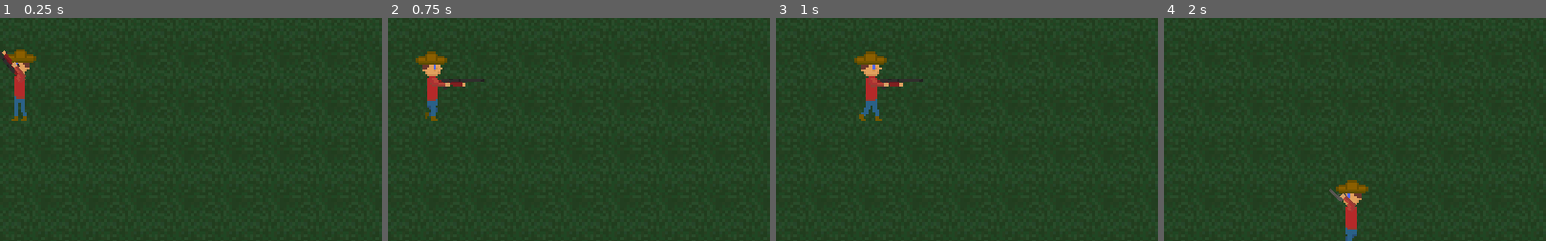
Above: before the commit, frames 1-4 (left to right).
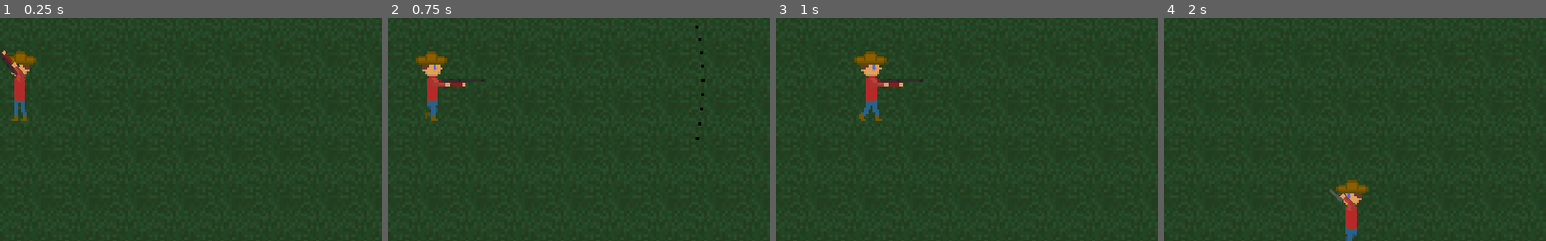
Above: after the commit, the same moments.

Repository: mchonan1996/ldjam-46-ZombieDefender
Game: Godot game, scene res://levels/TemplateLevel.tscn
Same seed, same stepped clock (60 frames per second), same inputs: the game is played once before the commit and once after it.
Inputs (mouse positions are % of the whole screen's width and height, from its top left):
- Up to frame 1 (0.25 s): no input
- Up to frame 2 (0.75 s): move the mouse to (72, 45) at 0.52 s; press the mouse at (72, 45) at 0.53 s; hold D (move_right) from 0.53 s (still down)
- Up to frame 3 (1 s): keep holding D (move_right)
- Up to frame 4 (2 s): move the mouse to (30, 55) at 1.27 s; release D (move_right) at 1.28 s; release the mouse at (30, 55) at 1.28 s; hold S (move_down) from 1.28 s (still down); tap 1 (switch_weap1) at 1.35 s
The pictures show only the part of the screen within x 18-68%, y 31-81%; the shares and areas given below are measured in that part.

The runs differ from the first frame. In frame 1, 0.3% of the frame differs, in the area x 2-10%, y 14-38%; in frame 2, 0.1%; in frame 3, nothing differs; in frame 4, nothing differs.

Commit message:
pellets work

Diff:
--- /dev/null
+++ b/levels/MainMenu.tscn
@@ -0,0 +1,37 @@
+[gd_scene load_steps=3 format=2]
+
+[ext_resource path="res://fonts/Blood Thirst.ttf" type="DynamicFontData" id=1]
+
+[sub_resource type="DynamicFont" id=1]
+size = 64
+use_filter = true
+font_data = ExtResource( 1 )
+
+[node name="MainMenu" type="Control"]
+anchor_right = 1.0
+anchor_bottom = 1.0
+__meta__ = {
+"_edit_use_anchors_": false
+}
+
+[node name="ColorRect" type="ColorRect" parent="."]
+anchor_right = 1.0
+anchor_bottom = 1.0
+color = Color( 0, 0, 0, 1 )
+__meta__ = {
+"_edit_use_anchors_": false
+}
+
+[node name="VBoxContainer" type="VBoxContainer" parent="."]
+anchor_right = 1.0
+anchor_bottom = 1.0
+__meta__ = {
+"_edit_use_anchors_": false
+}
+
+[node name="Header" type="Label" parent="VBoxContainer"]
+margin_right = 1024.0
+margin_bottom = 78.0
+custom_fonts/font = SubResource( 1 )
+text = "Zombie Defender"
+align = 1
--- a/prefabs/Bullet.tscn
+++ b/prefabs/Bullet.tscn
@@ -12,6 +12,7 @@
 
 [node name="Bullet" type="Area2D"]
 script = ExtResource( 2 )
+damage_amount = 20
 
 [node name="Sprite" type="Sprite" parent="."]
 scale = Vector2( 2, 2 )
--- a/prefabs/Pellet.tscn
+++ b/prefabs/Pellet.tscn
@@ -4,20 +4,20 @@
 [ext_resource path="res://sprites/prot/shotgun_pellet.png" type="Texture" id=2]
 
 [sub_resource type="RectangleShape2D" id=1]
-extents = Vector2( 9.93464, 4.32576 )
+extents = Vector2( 2.19259, 2.18074 )
 
 [node name="Pellet" type="Area2D"]
 script = ExtResource( 1 )
+damage_amount = 5
+
+[node name="VisibilityNotifier2D" type="VisibilityNotifier2D" parent="."]
+position = Vector2( -2.00193, -1.98665 )
+scale = Vector2( 0.194644, 0.199228 )
+
+[node name="CollisionShape2D" type="CollisionShape2D" parent="."]
+shape = SubResource( 1 )
 
 [node name="Sprite" type="Sprite" parent="."]
-scale = Vector2( 4, 4 )
 texture = ExtResource( 2 )
-
-[node name="VisibilityNotifier2D" type="VisibilityNotifier2D" parent="."]
-visible = false
-
-[node name="CollisionShape2D" type="CollisionShape2D" parent="."]
-visible = false
-shape = SubResource( 1 )
 [connection signal="body_entered" from="." to="." method="_on_Bullet_body_entered"]
 [connection signal="screen_exited" from="VisibilityNotifier2D" to="." method="_on_VisibilityNotifier2D_screen_exited"]
--- a/prefabs/Player.tscn
+++ b/prefabs/Player.tscn
@@ -55,6 +55,7 @@
 scale = Vector2( 3, 3 )
 frames = SubResource( 7 )
 animation = "idle"
+frame = 1
 playing = true
 
 [node name="CollisionShape2D" type="CollisionShape2D" parent="."]
--- a/project.godot
+++ b/project.godot
@@ -156,5 +156,5 @@
 quality/2d/use_pixel_snap=true
 vram_compression/import_etc=true
 vram_compression/import_etc2=false
-environment/default_clear_color=Color( 0, 0, 0, 1 )
+environment/default_clear_color=Color( 0.317647, 0.615686, 0.964706, 1 )
 environment/default_environment="res://default_env.tres"
--- a/scripts/Bullet.gd
+++ b/scripts/Bullet.gd
@@ -2,9 +2,10 @@
 class_name Bullet
 
 const BULLET_SPEED = 2000
-const DAMAGE_AMOUNT = 20
 
 var velocity := Vector2.ZERO
+
+export var damage_amount = 0
 
 func _ready() -> void:
 	var target_pos := get_global_mouse_position()
@@ -24,5 +25,5 @@
 	if not zombie:
 		return
 
-	zombie.damage(DAMAGE_AMOUNT)
+	zombie.damage(damage_amount)
 	queue_free()
--- a/scripts/Pellet.gd
+++ b/scripts/Pellet.gd
@@ -1,5 +1,6 @@
 extends Bullet
 class_name Pellet
 
+
 func set_direction(new_direction: Vector2) -> void:
 	velocity = -(global_position - new_direction).normalized()
--- a/scripts/Player.gd
+++ b/scripts/Player.gd
@@ -45,7 +45,7 @@
 	move_and_slide(velocity, Vector2.UP)
 
 
-func _input(event) -> void:
+func _input(_event) -> void:
 	var weap1_pressed = Input.is_action_just_pressed("switch_weap1")
 	var weap2_pressed = Input.is_action_just_pressed("switch_weap2")
 	var weap3_pressed = Input.is_action_just_pressed("switch_weap3")
--- a/scripts/Shotgun.gd
+++ b/scripts/Shotgun.gd
@@ -35,15 +35,25 @@
 	can_shoot = true
 
 
-func _on_AnimationPlayer_animation_finished(anim_name):
+func _on_AnimationPlayer_animation_finished(_anim_name):
 	# shot anim is finished, play the reload anim
 	$ReloadSound.play()
 	gun_sprite.frame = 0
 	gun_sprite.play()
 
+
 func create_shell_shot():
-	pass
-	# instance bullet
+	# create 8 pellets
+	var target_pos := get_global_mouse_position()
+	create_pellet(target_pos)
+	create_pellet(target_pos.rotated(deg2rad(2)))
+	create_pellet(target_pos.rotated(deg2rad(4)))
+	create_pellet(target_pos.rotated(deg2rad(6)))
+	create_pellet(target_pos.rotated(deg2rad(8)))
+	create_pellet(target_pos.rotated(deg2rad(-2)))
+	create_pellet(target_pos.rotated(deg2rad(-4)))
+	create_pellet(target_pos.rotated(deg2rad(-6)))
+	create_pellet(target_pos.rotated(deg2rad(-8)))
 
 
 func create_pellet(direction: Vector2):
@@ -52,3 +62,4 @@
 	pellet.z_index = 0
 	pellet.position = gun_sprite.global_position
 	pellet.set_as_toplevel(true)
+	pellet.set_direction(direction)
Binary file added: fonts/Blood Thirst.ttf
Binary file changed: sprites/prot/shotgun_pellet.png
